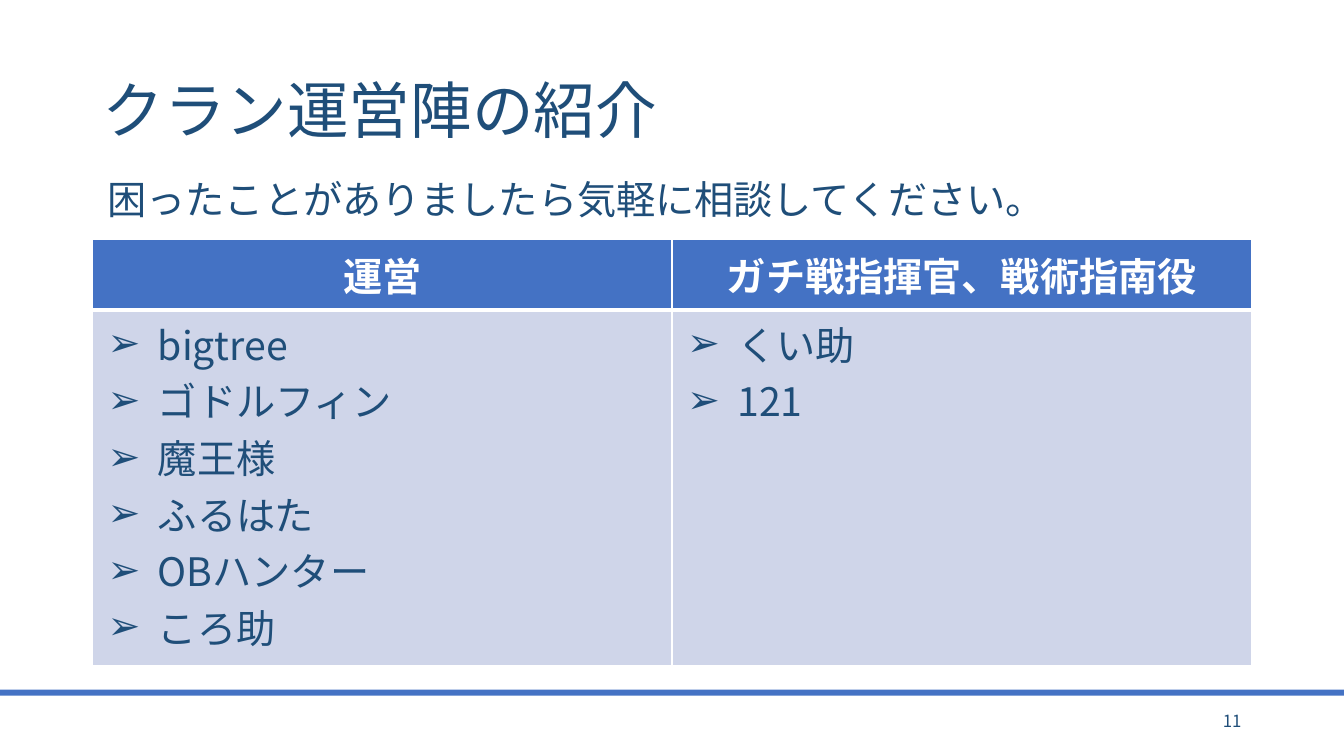
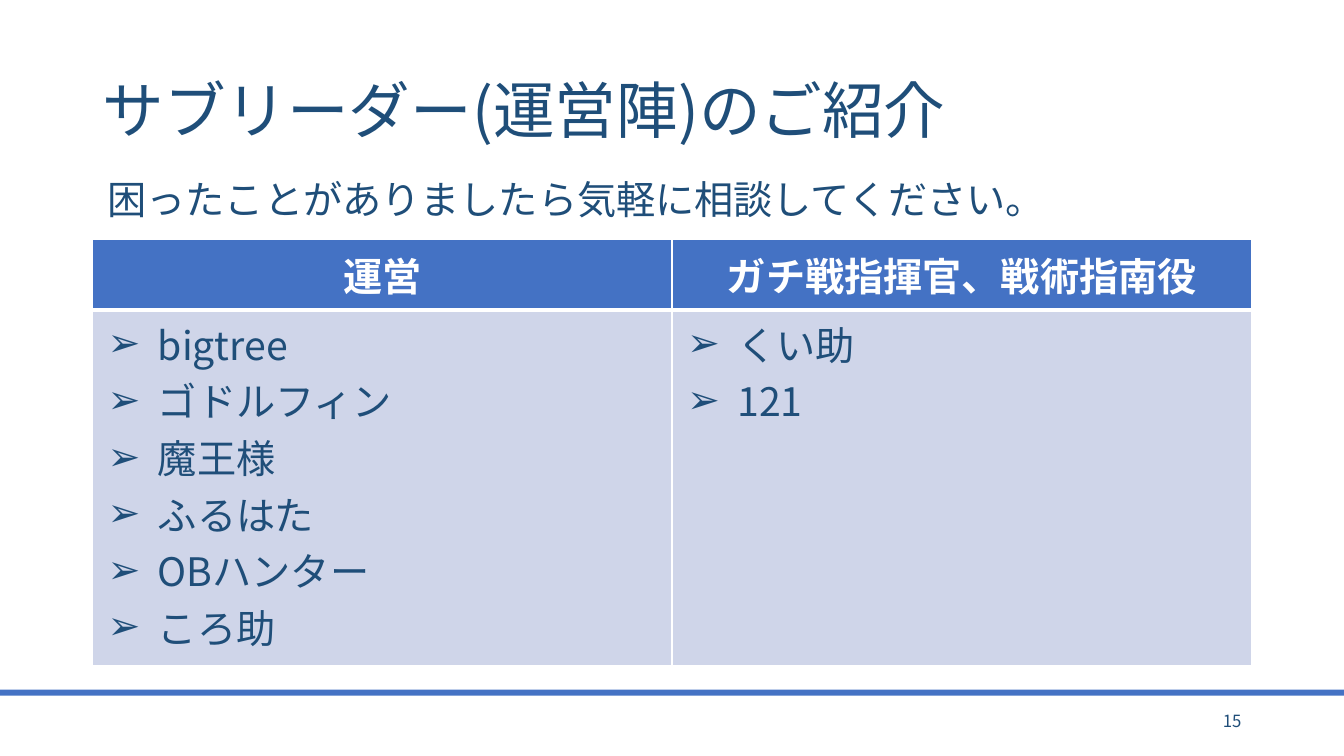
Before and after one commit to bigtreeCoC/documents, a slide deck: slide 15 of TOMARIGI.pptx (slide 11 before the commit). Drawn at 1344x756 pixels with LibreOffice and Linux fonts; fonts in the diff are those of the drawing. Boxes give left, top, right and bottom in pixels: in the first picture for what was removed or moved away, otherwise in the second. Text is boxed around its words. In the diff, an @@ line names an element or a change of style, - is before the commit and + after.

```diff
--- a/TOMARIGI.pptx
+++ b/TOMARIGI.pptx
@@ title at [102,80,945,145]: text changed @@
-クラン運営陣の紹介
+サブリーダー(運営陣)のご紹介
@@ page number at [1223,714,1242,727]: text changed @@
-11
+15
```
Also in this commit, not shown: 10 other slides changed, 9 slides added, 2 slides removed, 3 other files.
